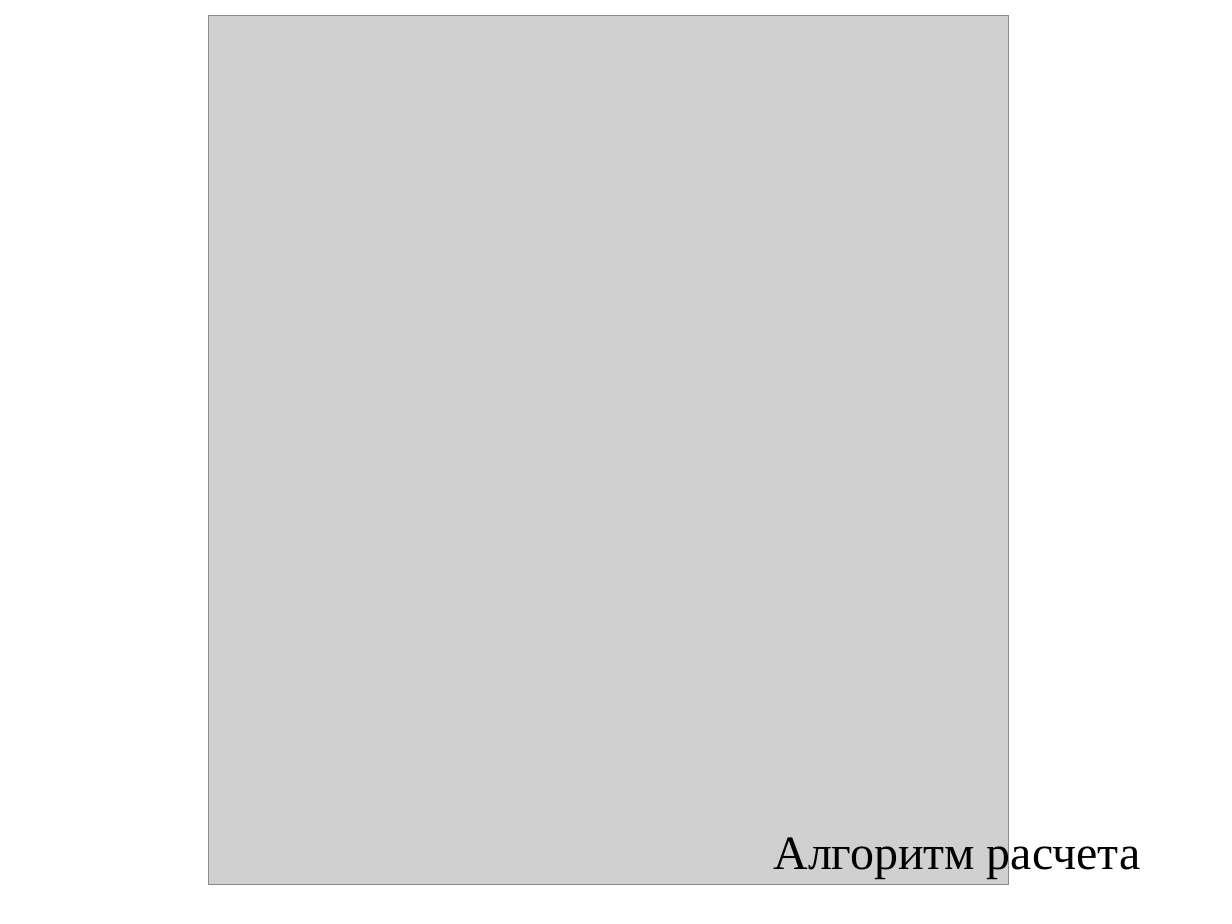
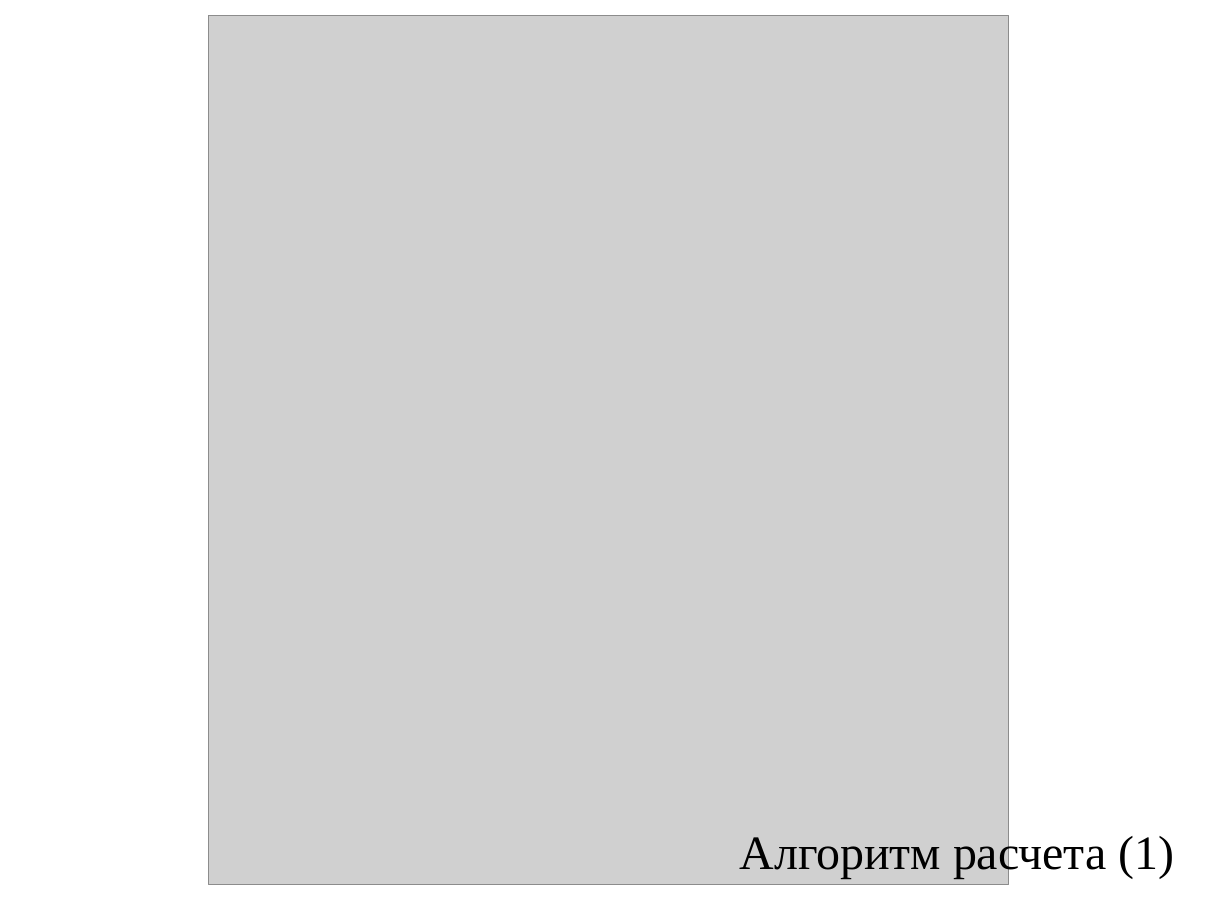
Before and after one commit to qwe86/dir, a slide deck: slide 8 of НИР_Бажаев.pptx (slide 6 before the commit). Drawn at 1232x924 pixels with LibreOffice and Linux fonts; fonts in the diff are those of the drawing; grey boxes stand for pictures. Boxes give left, top, right and bottom in pixels: in the first picture for what was removed or moved away, otherwise in the second. Text is boxed around its words. In the diff, an @@ line names an element or a change of style, - is before the commit and + after.

```diff
--- a/НИР_Бажаев.pptx
+++ b/НИР_Бажаев.pptx
@@ title at bbox=[740, 832, 1174, 879]: text changed @@
-Алгоритм расчета
+Алгоритм расчета (1)
```
Also in this commit, not shown: 5 other slides changed, 5 slides added, 1 slide removed.
